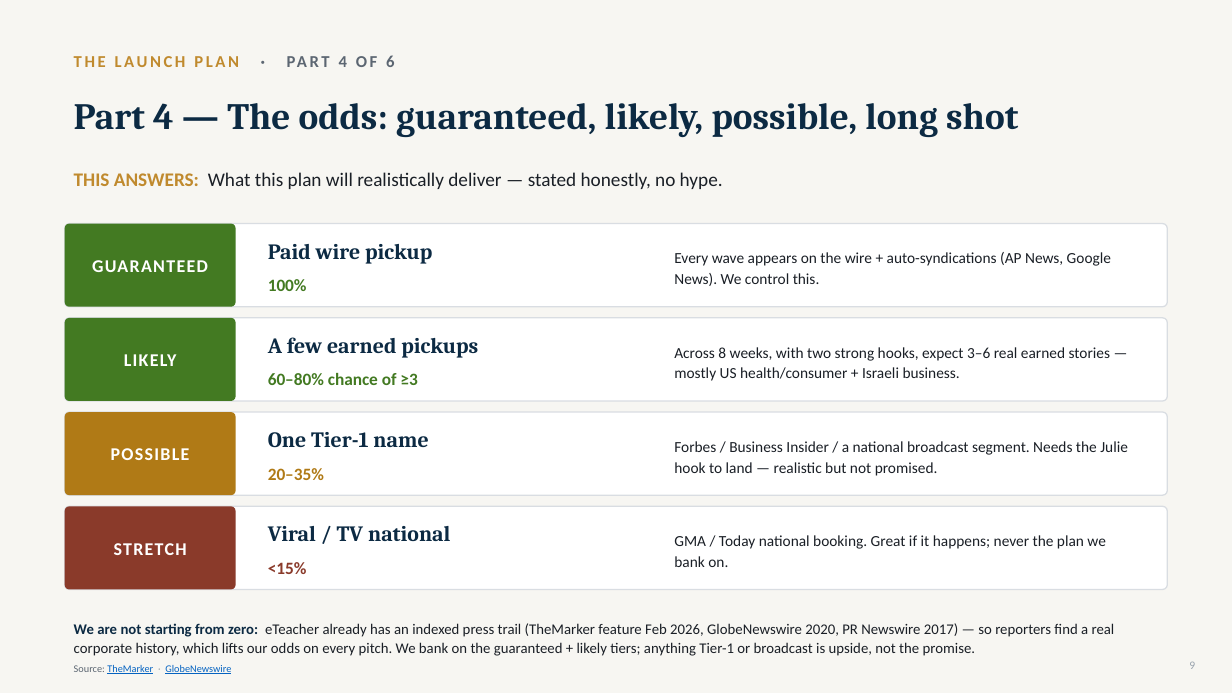
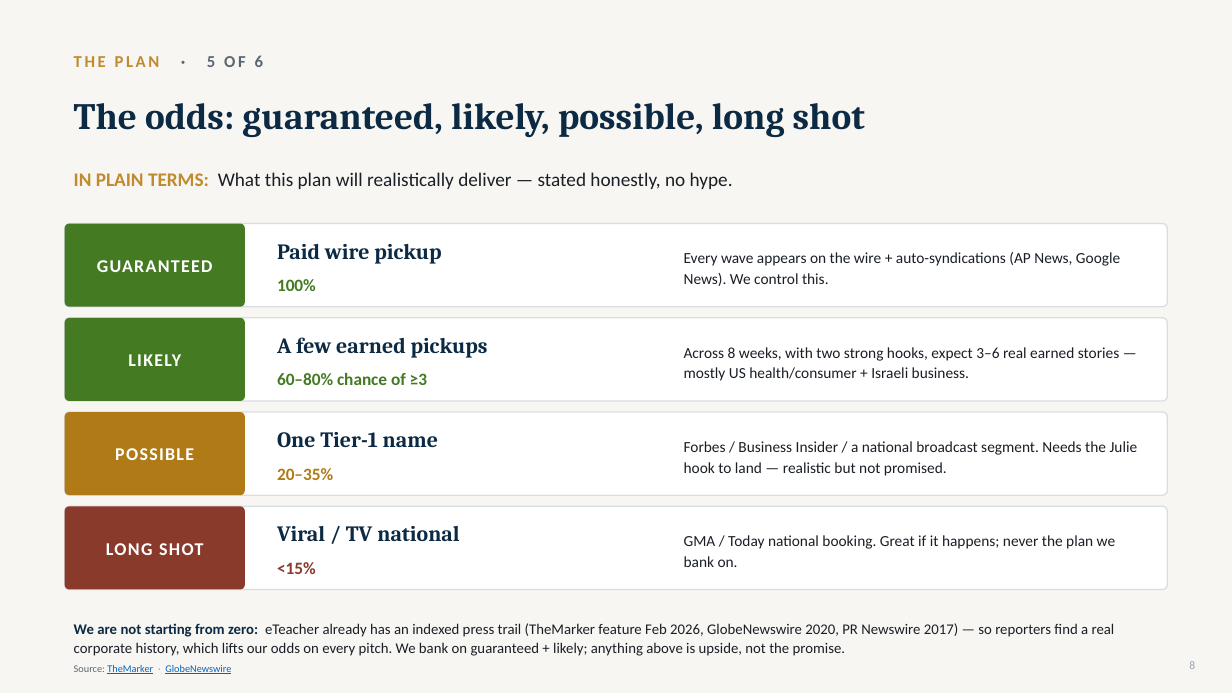
Before and after one commit to gitteromri-ux/eteacher-longevity-pr-campaign, a slide deck: slide 8 of eTeacher_Longevity_PR_Campaign.pptx (slide 9 before the commit). Drawn at 1232x693 pixels with LibreOffice and Linux fonts; fonts in the diff are those of the drawing. Boxes give left, top, right and bottom in pixels: in the first picture for what was removed or moved away, otherwise in the second. Text is boxed around its words. In the diff, an @@ line names an element or a change of style, - is before the commit and + after.

Commit message:
Rebuild opening plan: 6 tight McKinsey-style slides (one-page summary + 5 deep-dives), merged How, no fluff

```diff
--- a/eTeacher_Longevity_PR_Campaign.pptx
+++ b/eTeacher_Longevity_PR_Campaign.pptx
@@ text at box(74, 55, 263, 67): text changed @@
-THE LAUNCH PLAN · PART 4 OF 6
+THE PLAN · 5 OF 6
@@ text at box(74, 103, 865, 137): text changed @@
-Part 4 — The odds: guaranteed, likely, possible, long shot
+The odds: guaranteed, likely, possible, long shot
@@ text at box(74, 172, 733, 189): text changed @@
-THIS ANSWERS: What this plan will realistically deliver — stated honestly, no hype.
+IN PLAIN TERMS: What this plan will realistically deliver — stated honestly, no hype.
@@ text "GUARANTEED": place and size @@
-text "GUARANTEED" at box(92, 260, 208, 272)
+text "GUARANTEED" at box(97, 260, 213, 272)
@@ rounded rectangle: place and size @@
-rounded rectangle at box(65, 224, 236, 307)
+rounded rectangle at box(65, 224, 245, 307)
@@ text "Every wave appears on the ...": place and size @@
-text "Every wave appears on the ..." at box(674, 252, 1111, 286)
+text "Every wave appears on the ..." at box(684, 252, 1120, 286)
@@ text "LIKELY": place and size @@
-text "LIKELY" at box(124, 354, 177, 366)
+text "LIKELY" at box(128, 354, 181, 366)
@@ rounded rectangle: place and size @@
-rounded rectangle at box(65, 318, 236, 401)
+rounded rectangle at box(65, 318, 245, 401)
@@ text "Across 8 weeks, with two ...": place and size @@
-text "Across 8 weeks, with two ..." at box(674, 347, 1110, 381)
+text "Across 8 weeks, with two ..." at box(684, 347, 1119, 381)
@@ text "POSSIBLE": place and size @@
-text "POSSIBLE" at box(111, 448, 190, 460)
+text "POSSIBLE" at box(115, 448, 194, 460)
@@ rounded rectangle: place and size @@
-rounded rectangle at box(65, 412, 236, 495)
+rounded rectangle at box(65, 412, 245, 495)
@@ text "Forbes / Business Insider / ...": place and size @@
-text "Forbes / Business Insider / ..." at box(674, 441, 1128, 476)
+text "Forbes / Business Insider / ..." at box(684, 441, 1138, 476)
@@ rounded rectangle: place and size @@
-rounded rectangle at box(65, 506, 236, 590)
+rounded rectangle at box(65, 506, 245, 590)
@@ text "GMA / Today national booking. ...": place and size @@
-text "GMA / Today national booking. ..." at box(674, 535, 1106, 567)
+text "GMA / Today national booking. ..." at box(684, 535, 1116, 567)
@@ text at box(106, 543, 203, 555): text changed @@
-STRETCH
+LONG SHOT
@@ 8 texts: place and size @@
-8 texts at box(268, 244, 478, 574)
+8 texts at box(277, 244, 488, 574)
@@ text at box(74, 623, 1115, 656): text changed @@
-We are not starting from zero: eTeacher already has an indexed press trail (TheMarker feature Feb 2026, GlobeNewswire 2020, PR Newswire 2017) — so reporters find a real corporate history, which lifts our odds on every pitch. We bank on the guaranteed + likely tiers; anything Tier-1 or broadcast is upside, not the promise.
+We are not starting from zero: eTeacher already has an indexed press trail (TheMarker feature Feb 2026, GlobeNewswire 2020, PR Newswire 2017) — so reporters find a real corporate history, which lifts our odds on every pitch. We bank on guaranteed + likely; anything above is upside, not the promise.
```
Also in this commit, not shown: 24 other slides changed, 2 slides added, 4 slides removed.
